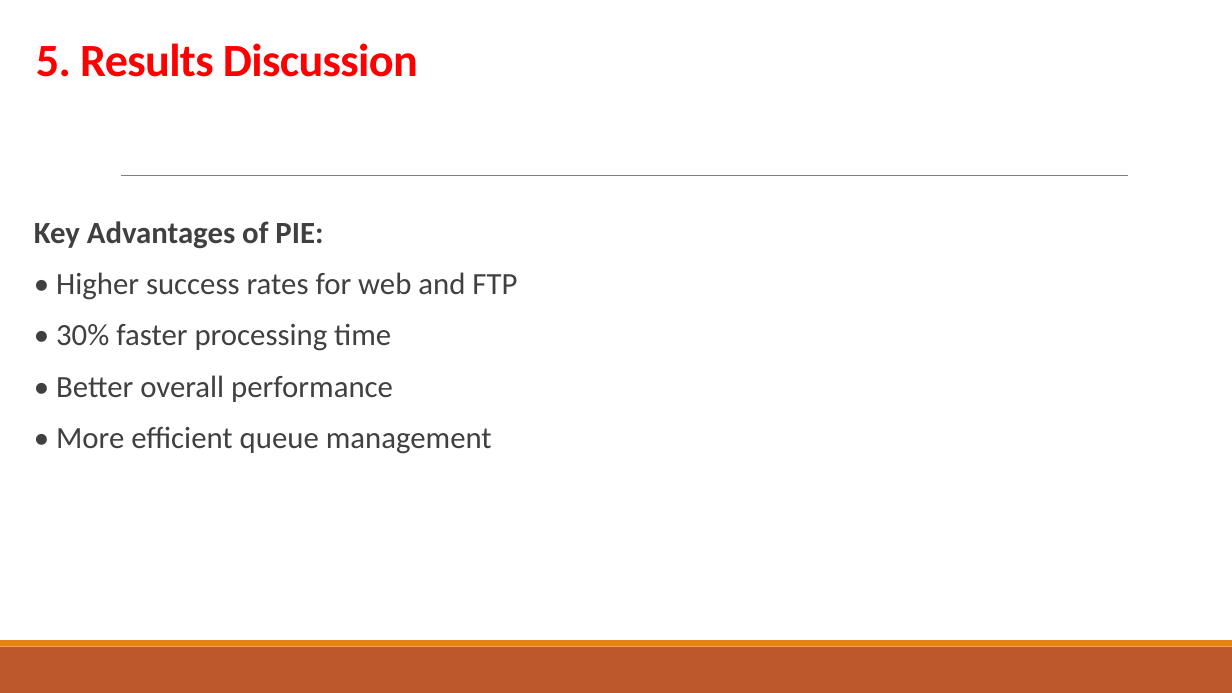
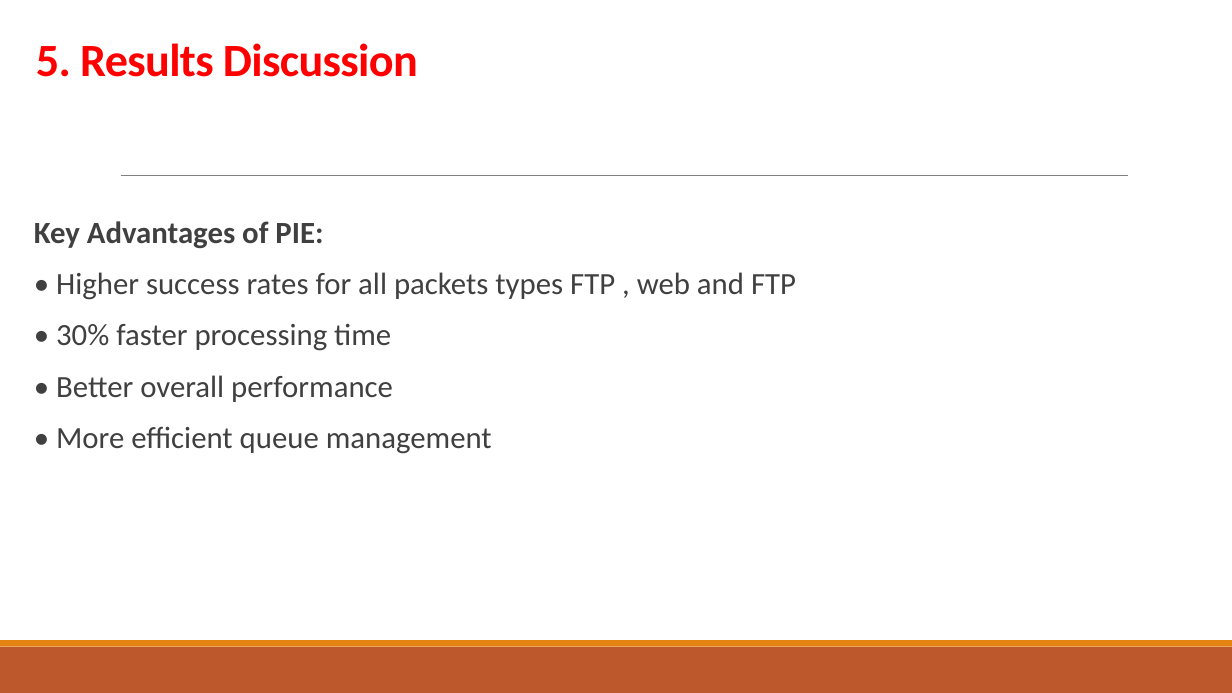
Before and after one commit to Thanoon12k/ROUTER-AQM-FIFO-CODEL-PIE-comparison, a slide deck: slide 23 of PIE.pptx (slide 27 before the commit). Drawn at 1232x693 pixels with LibreOffice and Linux fonts; fonts in the diff are those of the drawing. Boxes give left, top, right and bottom in pixels: in the first picture for what was removed or moved away, otherwise in the second. Text is boxed around its words. In the diff, an @@ line names an element or a change of style, - is before the commit and + after.

```diff
--- a/PIE.pptx
+++ b/PIE.pptx
@@ text at <box>56,272,796,300</box>: text changed @@
-• Higher success rates for web and FTP
+• Higher success rates for all packets types FTP , web and FTP
```
Also in this commit, not shown: 13 other slides changed, 4 slides added, 6 slides removed, 16 other files.
